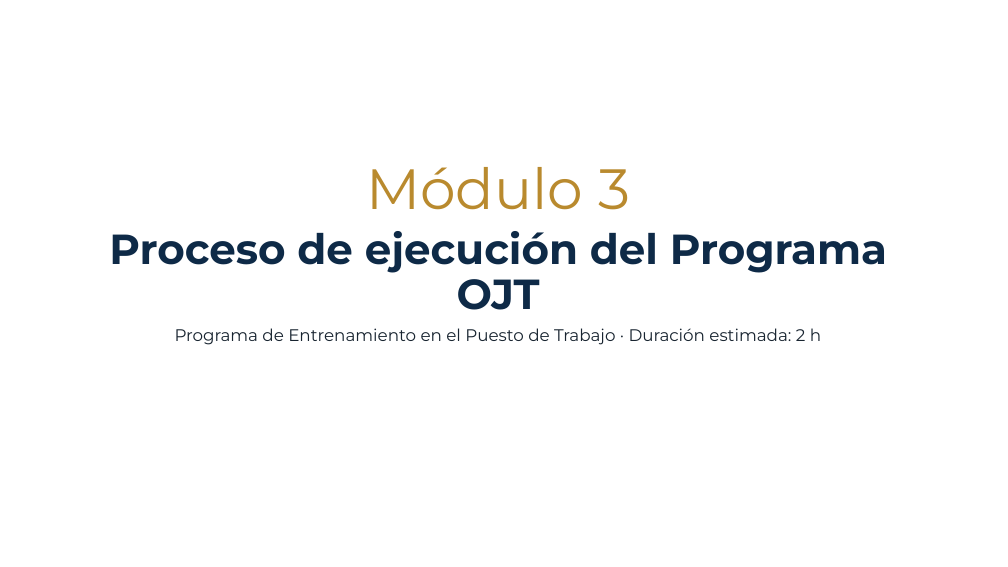
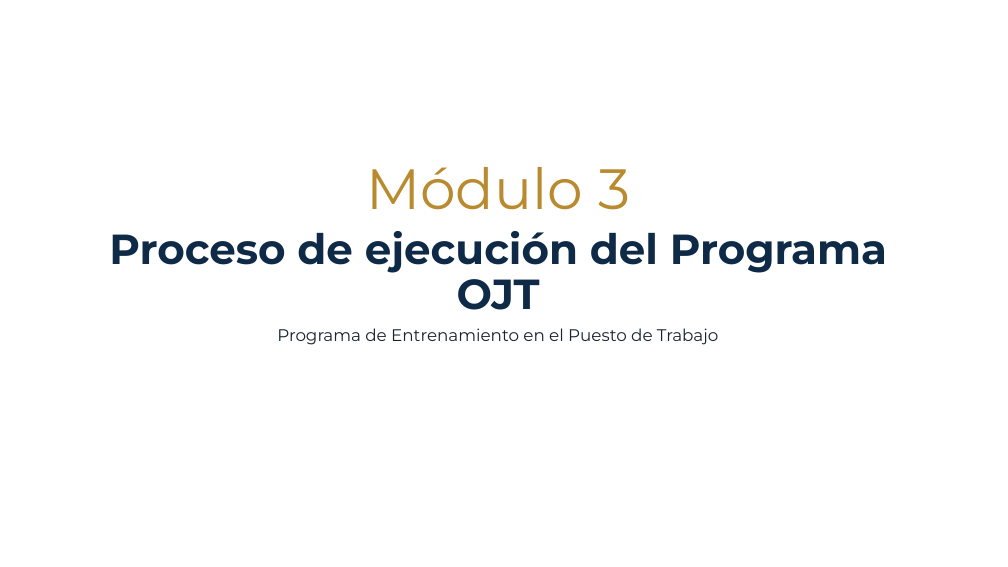
Before and after one commit to jmfigueroah01-creator/Curso-MEPT-OJT, a slide deck: slide 1 of modulo3.pptx. Drawn at 1008x567 pixels with LibreOffice and Linux fonts; fonts in the diff are those of the drawing; background and template pictures are left out. Boxes give left, top, right and bottom in pixels: in the first picture for what was removed or moved away, otherwise in the second. Text is boxed around its words. In the diff, an @@ line names an element or a change of style, - is before the commit and + after.

```diff
--- a/modulo3.pptx
+++ b/modulo3.pptx
@@ title at [277,328,718,345]: text changed @@
-Programa de Entrenamiento en el Puesto de Trabajo · Duración estimada: 2 h
+Programa de Entrenamiento en el Puesto de Trabajo
```
Also in this commit, not shown: 12 other slides changed, 11 slides added, 10 slides removed, 1 other file.
